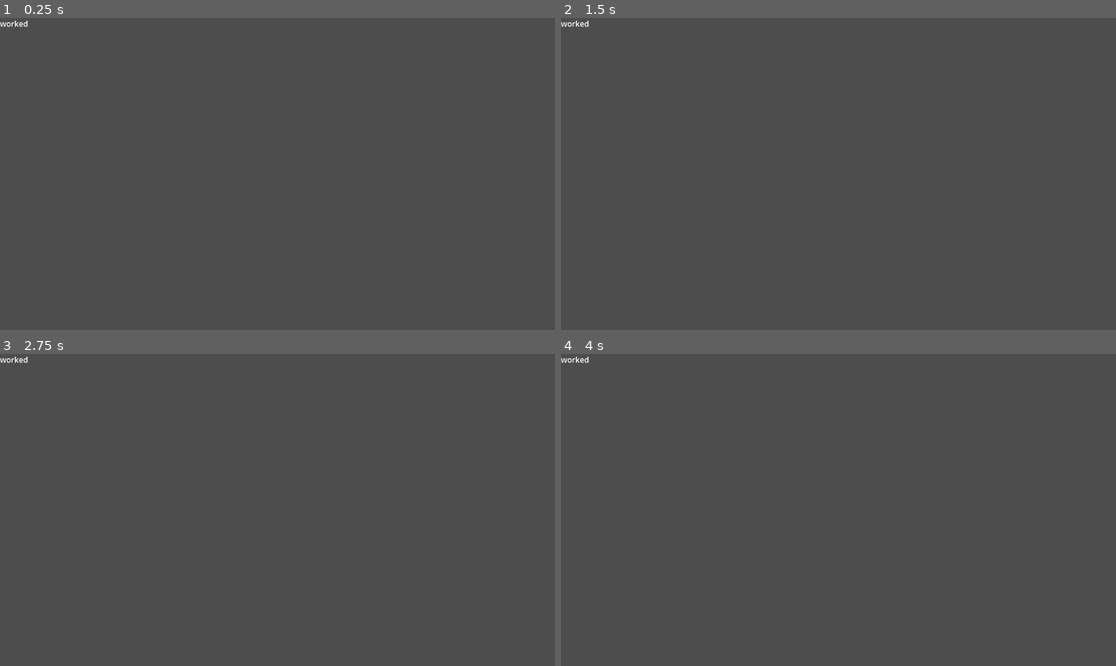
Above: before the commit, frames 1-4 (two rows, left to right).
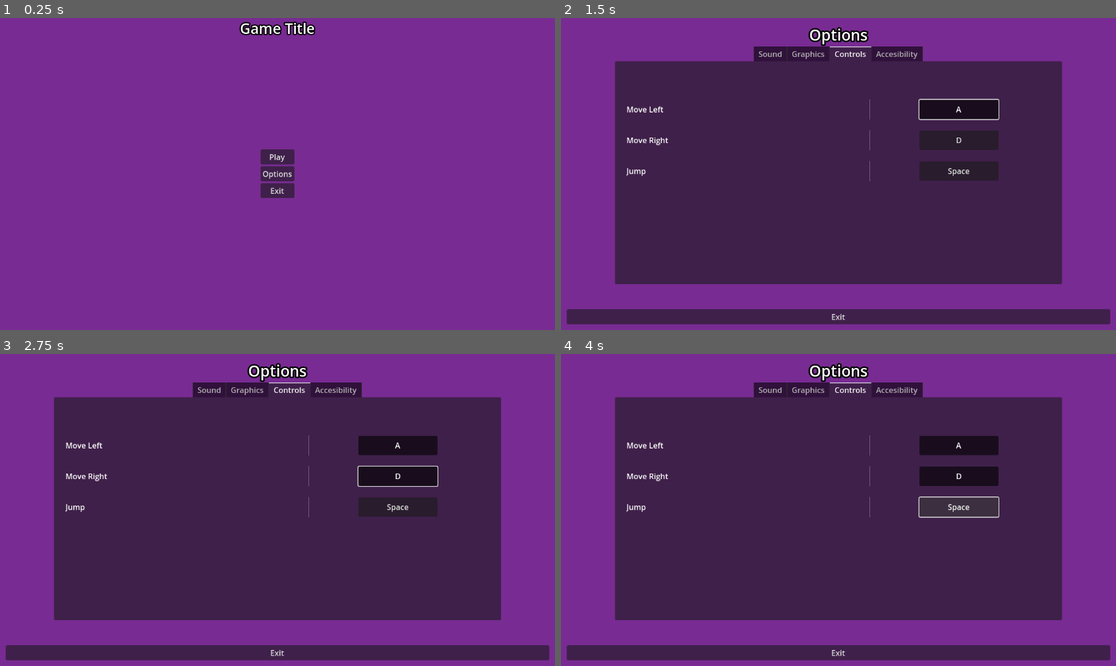
Above: after the commit, the same moments.

Repository: JavierP/Menu-Template
Game: Godot game, scene res://scenes/gui/main_menu.tscn
The game is run twice, just before and just after one commit, with the same random seed, the same clock (stepped at 60 frames per second) and the same inputs. Before the commit the project starts from res://scenes/main.tscn.
Inputs (mouse positions are in pixels of both pictures, inside the frame that each line leads up to):
- Up to frame 1 (0.25 s): no input
- Up to frame 2 (1.5 s): click (838, 174) at 0.5 s, where only the run after the commit has a clickable "Options"; click (960, 108) at 1.25 s, where only the run after the commit has a clickable "A"
- Up to frame 3 (2.75 s): click (399, 475) at 2 s, where only the run after the commit has a clickable "D"
- Up to frame 4 (4 s): click (960, 506) at 2.75 s, where only the run after the commit has a clickable "Space"; tap Enter at 3.5 s; hold D (move_right, bound only after the commit) from 3.53 s (still down); tap Space (jump, bound only after the commit) at 3.6, 3.77 s

The runs differ from the first frame. In frame 1, 100% of the frame differs, in the area x 0-100%, y 0-100%; in frame 2, 100%; in frame 3, 100%; in frame 4, 100%.

Commit message:
options
added options functionality with focus on controls

Diff:
--- a/project.godot
+++ b/project.godot
@@ -11,6 +11,24 @@
 [application]
 
 config/name="Menu Template"
-run/main_scene="res://scenes/main.tscn"
+run/main_scene="res://scenes/gui/main_menu.tscn"
 config/features=PackedStringArray("4.2", "Forward Plus")
 config/icon="res://icon.svg"
+
+[input]
+
+move_left={
+"deadzone": 0.5,
+"events": [Object(InputEventKey,"resource_local_to_scene":false,"resource_name":"","device":-1,"window_id":0,"alt_pressed":false,"shift_pressed":false,"ctrl_pressed":false,"meta_pressed":false,"pressed":false,"keycode":0,"physical_keycode":65,"key_label":0,"unicode":97,"echo":false,"script":null)
+]
+}
+move_right={
+"deadzone": 0.5,
+"events": [Object(InputEventKey,"resource_local_to_scene":false,"resource_name":"","device":-1,"window_id":0,"alt_pressed":false,"shift_pressed":false,"ctrl_pressed":false,"meta_pressed":false,"pressed":false,"keycode":0,"physical_keycode":68,"key_label":0,"unicode":100,"echo":false,"script":null)
+]
+}
+jump={
+"deadzone": 0.5,
+"events": [Object(InputEventKey,"resource_local_to_scene":false,"resource_name":"","device":-1,"window_id":0,"alt_pressed":false,"shift_pressed":false,"ctrl_pressed":false,"meta_pressed":false,"pressed":false,"keycode":0,"physical_keycode":32,"key_label":0,"unicode":32,"echo":false,"script":null)
+]
+}
--- /dev/null
+++ b/scenes/gui/hotkey_rebind_button.tscn
@@ -0,0 +1,40 @@
+[gd_scene load_steps=2 format=3 uid="uid://c83dv2d3qj4vf"]
+
+[ext_resource type="Script" path="res://scripts/gui/hotkey_rebind_button.gd" id="1_j4ws8"]
+
+[node name="HotkeyRebindButton" type="Control"]
+layout_mode = 3
+anchors_preset = 15
+anchor_right = 1.0
+anchor_bottom = 1.0
+grow_horizontal = 2
+grow_vertical = 2
+script = ExtResource("1_j4ws8")
+
+[node name="HBoxContainer" type="HBoxContainer" parent="."]
+layout_mode = 1
+anchors_preset = 4
+anchor_top = 0.5
+anchor_bottom = 0.5
+offset_top = -20.0
+offset_right = 40.0
+offset_bottom = 20.0
+grow_vertical = 2
+alignment = 1
+
+[node name="Label" type="Label" parent="HBoxContainer"]
+custom_minimum_size = Vector2(400, 30)
+layout_mode = 2
+text = "ACTION"
+vertical_alignment = 1
+
+[node name="VSeparator" type="VSeparator" parent="HBoxContainer"]
+layout_mode = 2
+size_flags_horizontal = 3
+theme_override_constants/separation = 200
+
+[node name="Button" type="Button" parent="HBoxContainer"]
+custom_minimum_size = Vector2(164, 0)
+layout_mode = 2
+toggle_mode = true
+text = "ACTION_KEY"
--- a/scenes/gui/main_menu.tscn
+++ b/scenes/gui/main_menu.tscn
@@ -1,9 +1,13 @@
-[gd_scene load_steps=3 format=3 uid="uid://dmclngylk2umt"]
+[gd_scene load_steps=5 format=3 uid="uid://dmclngylk2umt"]
 
 [ext_resource type="Script" path="res://scripts/gui/main_menu.gd" id="1_ajixg"]
+[ext_resource type="PackedScene" uid="uid://c8h2ng4nxt0hl" path="res://scenes/gui/options_menu.tscn" id="2_dx2bx"]
 
 [sub_resource type="StyleBoxFlat" id="StyleBoxFlat_krk17"]
 bg_color = Color(0.471283, 0.168313, 0.57373, 1)
+
+[sub_resource type="SystemFont" id="SystemFont_mkhhn"]
+font_names = PackedStringArray("Impact")
 
 [node name="MainMenu" type="Control"]
 layout_mode = 3
@@ -23,20 +27,7 @@
 grow_vertical = 2
 theme_override_styles/panel = SubResource("StyleBoxFlat_krk17")
 
-[node name="Title" type="Label" parent="."]
-layout_mode = 1
-anchors_preset = 5
-anchor_left = 0.5
-anchor_right = 0.5
-offset_left = -42.0
-offset_top = 191.0
-offset_right = 42.0
-offset_bottom = 214.0
-grow_horizontal = 2
-text = "Game Title
-"
-
-[node name="CenterContainer" type="CenterContainer" parent="."]
+[node name="MarginContainer" type="MarginContainer" parent="."]
 layout_mode = 1
 anchors_preset = 15
 anchor_right = 1.0
@@ -44,26 +35,42 @@
 grow_horizontal = 2
 grow_vertical = 2
 
-[node name="VBoxContainer" type="VBoxContainer" parent="CenterContainer"]
+[node name="Title" type="Label" parent="MarginContainer"]
+layout_mode = 2
+size_flags_horizontal = 4
+size_flags_vertical = 0
+theme_override_colors/font_outline_color = Color(0, 0, 0, 1)
+theme_override_constants/outline_size = 10
+theme_override_fonts/font = SubResource("SystemFont_mkhhn")
+theme_override_font_sizes/font_size = 30
+text = "Game Title
+"
+
+[node name="VBoxContainer" type="VBoxContainer" parent="MarginContainer"]
 layout_mode = 2
 size_flags_horizontal = 4
 size_flags_vertical = 4
 
-[node name="Play" type="Button" parent="CenterContainer/VBoxContainer"]
+[node name="Play" type="Button" parent="MarginContainer/VBoxContainer"]
 layout_mode = 2
 size_flags_vertical = 3
 text = "Play"
 
-[node name="Options" type="Button" parent="CenterContainer/VBoxContainer"]
+[node name="Options" type="Button" parent="MarginContainer/VBoxContainer"]
 layout_mode = 2
 size_flags_vertical = 3
 text = "Options"
 
-[node name="Exit" type="Button" parent="CenterContainer/VBoxContainer"]
+[node name="Exit" type="Button" parent="MarginContainer/VBoxContainer"]
 layout_mode = 2
 size_flags_vertical = 3
 text = "Exit"
 
-[connection signal="pressed" from="CenterContainer/VBoxContainer/Play" to="." method="_on_play_pressed"]
-[connection signal="pressed" from="CenterContainer/VBoxContainer/Options" to="." method="_on_options_pressed"]
-[connection signal="pressed" from="CenterContainer/VBoxContainer/Exit" to="." method="_on_exit_pressed"]
+[node name="OptionsMenu" parent="." instance=ExtResource("2_dx2bx")]
+visible = false
+layout_mode = 1
+
+[connection signal="pressed" from="MarginContainer/VBoxContainer/Play" to="." method="_on_play_pressed"]
+[connection signal="pressed" from="MarginContainer/VBoxContainer/Options" to="." method="_on_options_pressed"]
+[connection signal="pressed" from="MarginContainer/VBoxContainer/Exit" to="." method="_on_exit_pressed"]
+[connection signal="exit_options_menu" from="OptionsMenu" to="." method="_on_exit_options_menu"]
--- /dev/null
+++ b/scenes/gui/options_menu.tscn
@@ -0,0 +1,52 @@
+[gd_scene load_steps=4 format=3 uid="uid://c8h2ng4nxt0hl"]
+
+[ext_resource type="Script" path="res://scripts/gui/options_menu.gd" id="1_cnqqm"]
+[ext_resource type="PackedScene" uid="uid://dxk6m0rec3a4d" path="res://scenes/gui/settings_tab_container.tscn" id="2_w02m5"]
+
+[sub_resource type="SystemFont" id="SystemFont_tudq7"]
+font_names = PackedStringArray("Impact")
+
+[node name="OptionsMenu" type="Control"]
+layout_mode = 3
+anchors_preset = 15
+anchor_right = 1.0
+anchor_bottom = 1.0
+grow_horizontal = 2
+grow_vertical = 2
+size_flags_vertical = 4
+script = ExtResource("1_cnqqm")
+
+[node name="MarginContainer" type="MarginContainer" parent="."]
+layout_mode = 1
+anchors_preset = 15
+anchor_right = 1.0
+anchor_bottom = 1.0
+grow_horizontal = 2
+grow_vertical = 2
+theme_override_constants/margin_left = 12
+theme_override_constants/margin_top = 12
+theme_override_constants/margin_right = 12
+theme_override_constants/margin_bottom = 12
+
+[node name="VBoxContainer" type="VBoxContainer" parent="MarginContainer"]
+layout_mode = 2
+theme_override_constants/separation = -48
+
+[node name="Label" type="Label" parent="MarginContainer/VBoxContainer"]
+layout_mode = 2
+theme_override_colors/font_outline_color = Color(0, 0, 0, 1)
+theme_override_constants/outline_size = 12
+theme_override_fonts/font = SubResource("SystemFont_tudq7")
+theme_override_font_sizes/font_size = 32
+text = "Options"
+horizontal_alignment = 1
+vertical_alignment = 1
+
+[node name="SettingsTabContainer" parent="MarginContainer/VBoxContainer" instance=ExtResource("2_w02m5")]
+layout_mode = 2
+size_flags_vertical = 3
+
+[node name="ExitButton" type="Button" parent="MarginContainer/VBoxContainer"]
+layout_mode = 2
+size_flags_vertical = 8
+text = "Exit"
--- /dev/null
+++ b/scenes/gui/settings_tab_container.tscn
@@ -0,0 +1,195 @@
+[gd_scene load_steps=4 format=3 uid="uid://dxk6m0rec3a4d"]
+
+[ext_resource type="PackedScene" uid="uid://c83dv2d3qj4vf" path="res://scenes/gui/hotkey_rebind_button.tscn" id="1_y7hvj"]
+
+[sub_resource type="StyleBoxEmpty" id="StyleBoxEmpty_41igq"]
+
+[sub_resource type="StyleBoxEmpty" id="StyleBoxEmpty_d1jns"]
+
+[node name="SettingsTabContainer" type="Control"]
+layout_mode = 3
+anchors_preset = 15
+anchor_right = 1.0
+anchor_bottom = 1.0
+grow_horizontal = 2
+grow_vertical = 2
+
+[node name="TabContainer" type="TabContainer" parent="."]
+layout_mode = 1
+anchors_preset = -1
+anchor_right = 1.0
+anchor_bottom = 1.0
+offset_left = 100.0
+offset_top = 50.0
+offset_right = -100.0
+offset_bottom = -100.0
+grow_horizontal = 2
+grow_vertical = 2
+tab_alignment = 1
+current_tab = 2
+
+[node name="Sound" type="TabBar" parent="TabContainer"]
+visible = false
+layout_mode = 2
+
+[node name="MarginContainer" type="MarginContainer" parent="TabContainer/Sound"]
+layout_mode = 1
+anchors_preset = 15
+anchor_right = 1.0
+anchor_bottom = 1.0
+grow_horizontal = 2
+grow_vertical = 2
+theme_override_constants/margin_left = 24
+theme_override_constants/margin_top = 24
+theme_override_constants/margin_right = 24
+theme_override_constants/margin_bottom = 24
+
+[node name="VBoxContainer" type="VBoxContainer" parent="TabContainer/Sound/MarginContainer"]
+layout_mode = 2
+theme_override_constants/separation = 64
+alignment = 1
+
+[node name="Label" type="Label" parent="TabContainer/Sound/MarginContainer/VBoxContainer"]
+layout_mode = 2
+text = "testtest"
+
+[node name="Label2" type="Label" parent="TabContainer/Sound/MarginContainer/VBoxContainer"]
+layout_mode = 2
+text = "testtest"
+
+[node name="Label3" type="Label" parent="TabContainer/Sound/MarginContainer/VBoxContainer"]
+layout_mode = 2
+text = "testtest"
+
+[node name="Label4" type="Label" parent="TabContainer/Sound/MarginContainer/VBoxContainer"]
+layout_mode = 2
+text = "testtest"
+
+[node name="Label5" type="Label" parent="TabContainer/Sound/MarginContainer/VBoxContainer"]
+layout_mode = 2
+text = "testtest"
+
+[node name="Graphics" type="TabBar" parent="TabContainer"]
+visible = false
+layout_mode = 2
+
+[node name="MarginContainer" type="MarginContainer" parent="TabContainer/Graphics"]
+layout_mode = 1
+anchors_preset = 15
+anchor_right = 1.0
+anchor_bottom = 1.0
+grow_horizontal = 2
+grow_vertical = 2
+theme_override_constants/margin_left = 24
+theme_override_constants/margin_top = 24
+theme_override_constants/margin_right = 24
+theme_override_constants/margin_bottom = 24
+
+[node name="VBoxContainer" type="VBoxContainer" parent="TabContainer/Graphics/MarginContainer"]
+layout_mode = 2
+theme_override_constants/separation = 64
+alignment = 1
+
+[node name="Label" type="Label" parent="TabContainer/Graphics/MarginContainer/VBoxContainer"]
+layout_mode = 2
+text = "testtest"
+
+[node name="Label2" type="Label" parent="TabContainer/Graphics/MarginContainer/VBoxContainer"]
+layout_mode = 2
+text = "testtest"
+
+[node name="Label3" type="Label" parent="TabContainer/Graphics/MarginContainer/VBoxContainer"]
+layout_mode = 2
+text = "testtest"
+
+[node name="Label4" type="Label" parent="TabContainer/Graphics/MarginContainer/VBoxContainer"]
+layout_mode = 2
+text = "testtest"
+
+[node name="Label5" type="Label" parent="TabContainer/Graphics/MarginContainer/VBoxContainer"]
+layout_mode = 2
+text = "testtest"
+
+[node name="Controls" type="TabBar" parent="TabContainer"]
+layout_mode = 2
+
+[node name="MarginContainer" type="MarginContainer" parent="TabContainer/Controls"]
+layout_mode = 1
+anchors_preset = 15
+anchor_right = 1.0
+anchor_bottom = 1.0
+grow_horizontal = 2
+grow_vertical = 2
+theme_override_constants/margin_left = 24
+theme_override_constants/margin_top = 24
+theme_override_constants/margin_right = 24
+theme_override_constants/margin_bottom = 24
+
+[node name="ScrollContainer" type="ScrollContainer" parent="TabContainer/Controls/MarginContainer"]
+layout_mode = 2
+
+[node name="VBoxContainer" type="VBoxContainer" parent="TabContainer/Controls/MarginContainer/ScrollContainer"]
+layout_mode = 2
+theme_override_constants/separation = 64
+
+[node name="HSeparator" type="HSeparator" parent="TabContainer/Controls/MarginContainer/ScrollContainer/VBoxContainer"]
+layout_mode = 2
+theme_override_constants/separation = 12
+theme_override_styles/separator = SubResource("StyleBoxEmpty_41igq")
+
+[node name="HotkeyRebindButton" parent="TabContainer/Controls/MarginContainer/ScrollContainer/VBoxContainer" instance=ExtResource("1_y7hvj")]
+layout_mode = 2
+
+[node name="HotkeyRebindButton2" parent="TabContainer/Controls/MarginContainer/ScrollContainer/VBoxContainer" instance=ExtResource("1_y7hvj")]
+layout_mode = 2
+action_name = "move_right"
+
+[node name="HotkeyRebindButton3" parent="TabContainer/Controls/MarginContainer/ScrollContainer/VBoxContainer" instance=ExtResource("1_y7hvj")]
+layout_mode = 2
+action_name = "jump"
+
+[node name="HSeparator2" type="HSeparator" parent="TabContainer/Controls/MarginContainer/ScrollContainer/VBoxContainer"]
+layout_mode = 2
+theme_override_constants/separation = 12
+theme_override_styles/separator = SubResource("StyleBoxEmpty_d1jns")
+
+[node name="Accesibility" type="TabBar" parent="TabContainer"]
+visible = false
+layout_mode = 2
+
+[node name="MarginContainer" type="MarginContainer" parent="TabContainer/Accesibility"]
+layout_mode = 1
+anchors_preset = 15
+anchor_right = 1.0
+anchor_bottom = 1.0
+grow_horizontal = 2
+grow_vertical = 2
+theme_override_constants/margin_left = 24
+theme_override_constants/margin_top = 24
+theme_override_constants/margin_right = 24
+theme_override_constants/margin_bottom = 24
+
+[node name="VBoxContainer" type="VBoxContainer" parent="TabContainer/Accesibility/MarginContainer"]
+layout_mode = 2
+theme_override_constants/separation = 64
+alignment = 1
+
+[node name="Label" type="Label" parent="TabContainer/Accesibility/MarginContainer/VBoxContainer"]
+layout_mode = 2
+text = "testtest"
+
+[node name="Label2" type="Label" parent="TabContainer/Accesibility/MarginContainer/VBoxContainer"]
+layout_mode = 2
+text = "testtest"
+
+[node name="Label3" type="Label" parent="TabContainer/Accesibility/MarginContainer/VBoxContainer"]
+layout_mode = 2
+text = "testtest"
+
+[node name="Label4" type="Label" parent="TabContainer/Accesibility/MarginContainer/VBoxContainer"]
+layout_mode = 2
+text = "testtest"
+
+[node name="Label5" type="Label" parent="TabContainer/Accesibility/MarginContainer/VBoxContainer"]
+layout_mode = 2
+text = "testtest"
--- /dev/null
+++ b/scripts/gui/hotkey_rebind_button.gd
@@ -0,0 +1,30 @@
+class_name HotKeyRebindButton
+extends Control
+
+@onready var label := $HBoxContainer/Label
+@onready var button := $HBoxContainer/Button
+
+@export var action_name : String = "move_left"
+
+func _ready():
+	set_process_unhandled_key_input(false)
+	set_action_name()
+	set_text_for_key()
+
+func set_action_name() -> void:
+	label.text = "Unassaigned"
+
+	match action_name:
+		"move_left":
+			label.text = "Move Left"
+		"move_right":
+			label.text = "Move Right"
+		"jump":
+			label.text = "Jump"
+
+func set_text_for_key() -> void:
+	var action_events = InputMap.action_get_events(action_name)
+	var action_event = action_events[0]
+	var action_keycode = OS.get_keycode_string(action_event.physical_keycode)
+
+	button.text = "%s" % action_keycode
--- a/scripts/gui/main_menu.gd
+++ b/scripts/gui/main_menu.gd
@@ -1,11 +1,30 @@
+class_name MainMenu
 extends Control
 
-func _on_play_pressed():
+@onready var play := $MarginContainer/VBoxContainer/Play
+@onready var options := $MarginContainer/VBoxContainer/Options
+@onready var exit := $MarginContainer/VBoxContainer/Exit
+@onready var margin_container := $MarginContainer
+@onready var options_menu := $OptionsMenu
+
+
+@onready var start_main := preload("res://scenes/main.tscn")
+
+
+func _on_play_pressed() -> void:
 	print("Play Pressed")
-	get_tree().call(&"change_scene_to_packed", preload("res://scenes/main.tscn"))
+	get_tree().change_scene_to_packed(start_main)
 
-func _on_options_pressed():
+func _on_options_pressed() -> void:
 	print("Options Pressed")
+	margin_container.visible = false
+	options_menu.set_process(true)
+	options_menu.visible = true
 
-func _on_exit_pressed():
+func _on_exit_pressed() -> void:
+	print("Exit Pressed")
 	get_tree().quit(0)
+
+func _on_exit_options_menu():
+	margin_container.visible = true
+	options_menu.visible = false
--- /dev/null
+++ b/scripts/gui/options_menu.gd
@@ -0,0 +1,14 @@
+class_name OptionsMenu
+extends Control
+
+@onready var exit_button = $MarginContainer/VBoxContainer/ExitButton
+
+signal exit_options_menu
+
+func _ready():
+	exit_button.button_down.connect(on_exit_pressed)
+	set_process(false)
+
+func on_exit_pressed():
+	exit_options_menu.emit()
+	set_process(false)
